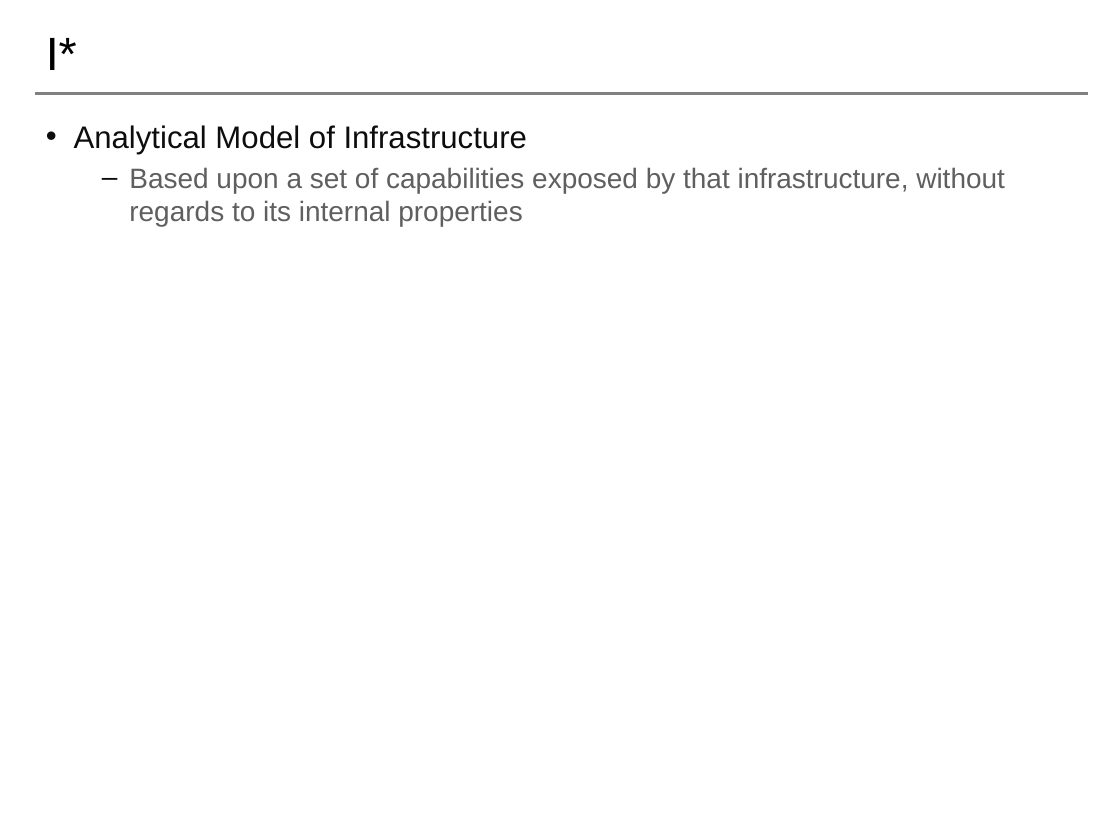
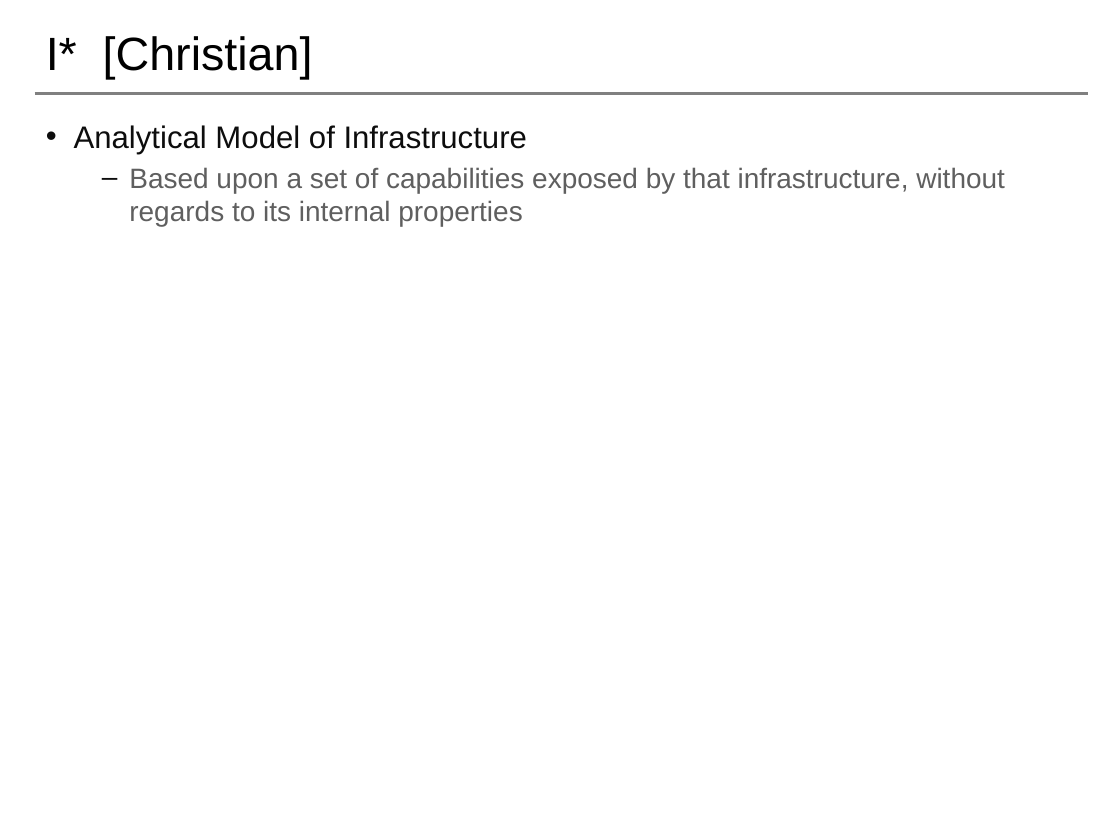
Before and after one commit to saga-project/NGMW, a slide deck: slide 11 of presentations/radical-modsim.pptx (slide 12 before the commit). Drawn at 1120x840 pixels with LibreOffice and Linux fonts; fonts in the diff are those of the drawing; background and template pictures are left out. Boxes give left, top, right and bottom in pixels: in the first picture for what was removed or moved away, otherwise in the second. Text is boxed around its words. In the diff, an @@ line names an element or a change of style, - is before the commit and + after.

```diff
--- a/presentations/radical-modsim.pptx
+++ b/presentations/radical-modsim.pptx
@@ title at (x1=46, y1=36, x2=313, y2=79): text changed @@
-I*
+I* [Christian]
```
Also in this commit, not shown: 5 other slides changed, 3 slides added, 3 slides removed.
